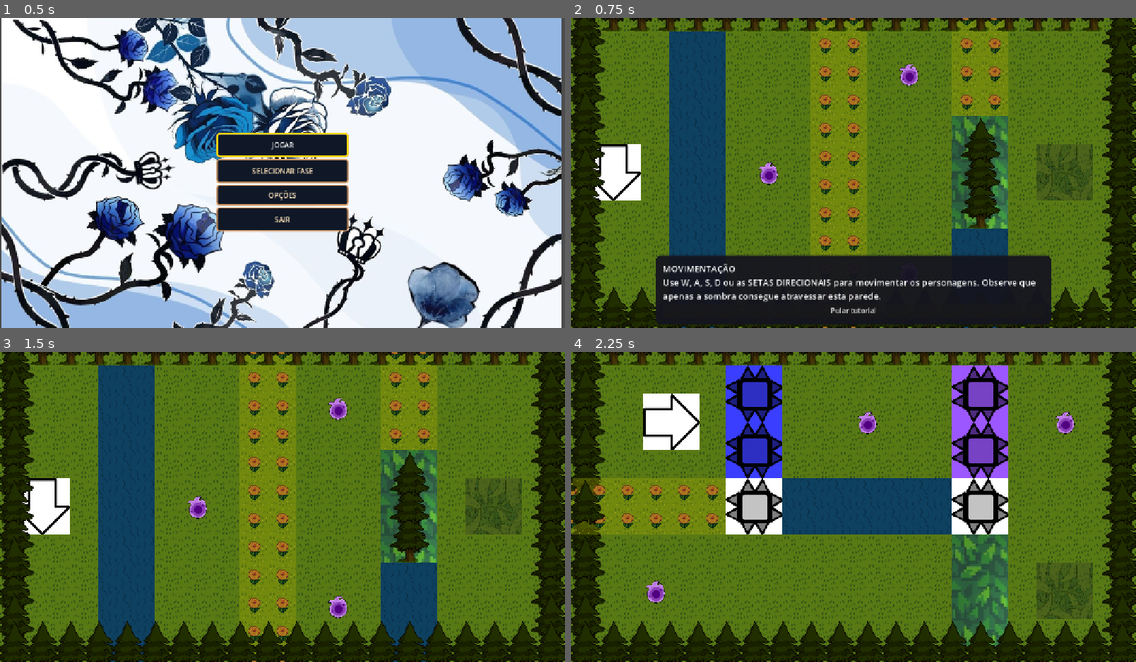
Above: before the commit, frames 1-4 (two rows, left to right).
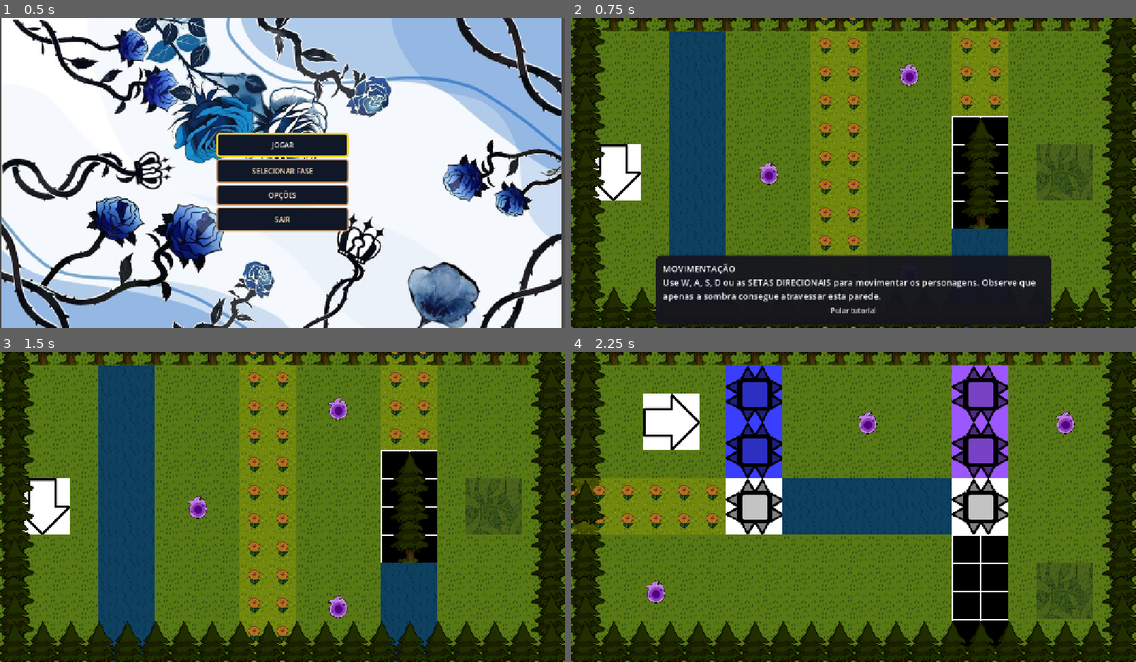
Above: after the commit, the same moments.

Repository: Equipe-Plasma/Switch-Shadow
Game: Godot game, scene res://menu/menu_principal/menu_principal.tscn
The game is run twice, just before and just after one commit, with the same random seed, the same clock (stepped at 60 frames per second) and the same inputs.
Inputs:
- Up to frame 1 (0.5 s): no input
- Up to frame 2 (0.75 s): click "JOGAR" at 0.5 s
- Up to frame 3 (1.5 s): click "Pular tutorial" at 1.25 s
- Up to frame 4 (2.25 s): tap Enter (proxima_fase) at 2 s; hold D (mover_direita) from 2.03 s (still down); hold Enter (proxima_fase) from 2.03 s (still down)

Frame 1 is identical in both runs. In frame 2, 2.2% of the frame differs, in the area x 67-78%, y 31-68%; in frame 3, 2.2%; in frame 4, 3.2%, in the area x 67-78%, y 58-95%.

Commit message:
Mudança de sprites

Diff:
--- a/editor/paredes/parede_bloqueia_player/parede_bloqueia_player.tscn
+++ b/editor/paredes/parede_bloqueia_player/parede_bloqueia_player.tscn
@@ -1,9 +1,9 @@
 [gd_scene format=3 uid="uid://b0nugb86ufv0r"]
 
 [ext_resource type="Script" uid="uid://dijdedvg0nww0" path="res://editor/paredes/parede_bloqueia_player/parede_bloqueia_player.gd" id="1_paqf2"]
-[ext_resource type="Texture2D" uid="uid://bfpxgevsjekfe" path="res://assets/paredes/parede_bloqueia_player.png" id="2_gldph"]
+[ext_resource type="Texture2D" uid="uid://ct0k3vydn4lv7" path="res://assets/paredes/novos_sprites/parede_bloqueia_player.png" id="2_gldph"]
 
-[sub_resource type="RectangleShape2D" id="RectangleShape2D_gm0pt"]
+[sub_resource type="RectangleShape2D" id="RectangleShape2D_t4c8s"]
 size = Vector2(128, 128)
 
 [node name="ParedeBloqueiaPlayer" type="StaticBody2D" unique_id=87217196]
--- a/editor/paredes/parede_geral/parede_geral.tscn
+++ b/editor/paredes/parede_geral/parede_geral.tscn
@@ -1,10 +1,10 @@
 [gd_scene format=3 uid="uid://g6bshavfposa"]
 
 [ext_resource type="Script" uid="uid://eqcm6t2rdyc8" path="res://editor/paredes/parede_geral/parede_geral.gd" id="1_a2w5h"]
-[ext_resource type="Texture2D" uid="uid://bhixlgprnc2pn" path="res://assets/paredes/parede_geral.jpg" id="2_jkr6k"]
+[ext_resource type="Texture2D" uid="uid://b05liypuucp8q" path="res://assets/paredes/novos_sprites/parede_geral.png" id="2_ms5vp"]
 
-[sub_resource type="RectangleShape2D" id="RectangleShape2D_ms5vp"]
-size = Vector2(128, 128)
+[sub_resource type="RectangleShape2D" id="RectangleShape2D_b51nr"]
+size = Vector2(64, 64)
 
 [node name="Parede" type="StaticBody2D" unique_id=925734375]
 collision_layer = 4
@@ -16,16 +16,16 @@
 anchor_top = 0.5
 anchor_right = 0.5
 anchor_bottom = 0.5
-offset_left = -64.0
-offset_top = -64.0
-offset_right = 64.0
-offset_bottom = 64.0
+offset_left = -32.0
+offset_top = -32.0
+offset_right = 32.0
+offset_bottom = 32.0
 grow_horizontal = 2
 grow_vertical = 2
 mouse_filter = 2
-texture = ExtResource("2_jkr6k")
+texture = ExtResource("2_ms5vp")
 expand_mode = 1
 stretch_mode = 1
 
 [node name="CollisionShape2D" type="CollisionShape2D" parent="." unique_id=769796173]
-shape = SubResource("RectangleShape2D_ms5vp")
+shape = SubResource("RectangleShape2D_b51nr")
--- a/fase/fase 9/fase_9.tscn
+++ b/fase/fase 9/fase_9.tscn
@@ -21,6 +21,7 @@
 script = ExtResource("1_glk0d")
 
 [node name="MenuPausa" parent="." unique_id=1672884906 instance=ExtResource("4_e3283")]
+visible = false
 
 [node name="ParedeAntiTroca" parent="." unique_id=651491399 instance=ExtResource("6_1bont")]
 position = Vector2(544, 544)
@@ -90,7 +91,8 @@
 
 [node name="Parede3" parent="." unique_id=1988952142 instance=ExtResource("7_6p8wd")]
 position = Vector2(736, 352)
-tamanho = Vector2(640, 128)
+rotation = 1.5707964
+tamanho = Vector2(128, 640)
 
 [node name="ParedeBloqueiaSombra" parent="." unique_id=415283634 instance=ExtResource("13_tgls7")]
 position = Vector2(1152, 352)
Binary file added: assets/paredes/novos_sprites/parede_bloqueia_player.png
Not shown, added: assets/paredes/novos_sprites/parede_bloqueia_player.png.import
Not shown: 1 places in editor/paredes/parede_bloqueia_player/parede_bloqueia_player.tscn that only renumber resources
